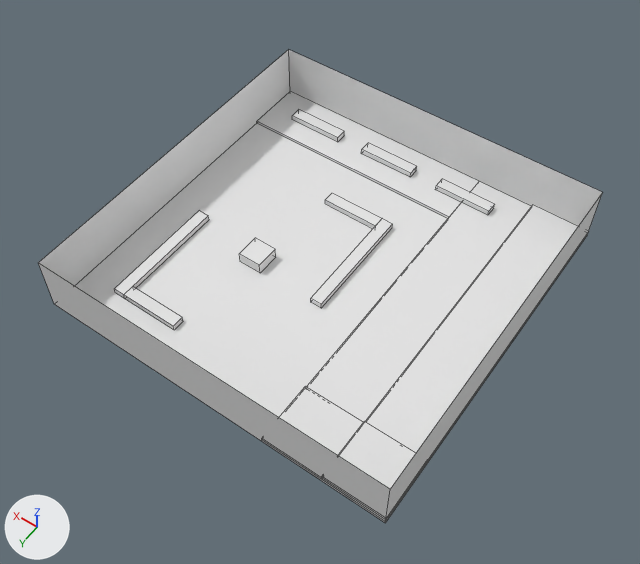
A saved change to the Blender file Blocky_Blocks/Assets/Models/world.blend.
Camera for both pictures: a camera (50 mm lens) standing at (-149.0, 217.0, 326.0) and looking at (-4.0, 12.0, 5.0). The axes (+X, +Y, +Z) are drawn at lower left. The lights are the same throughout. Mesh edges are drawn as thin lines.

Objects in the first picture: 'Ground', 'Obstalce1', 'Obstalce2', 'Platform1', 'Platform1.1', 'Platform1.1.1', 'Platform1.2', 'Platform2', 'Wall1', 'Wall2', 'Wall3', 'Wall4'.
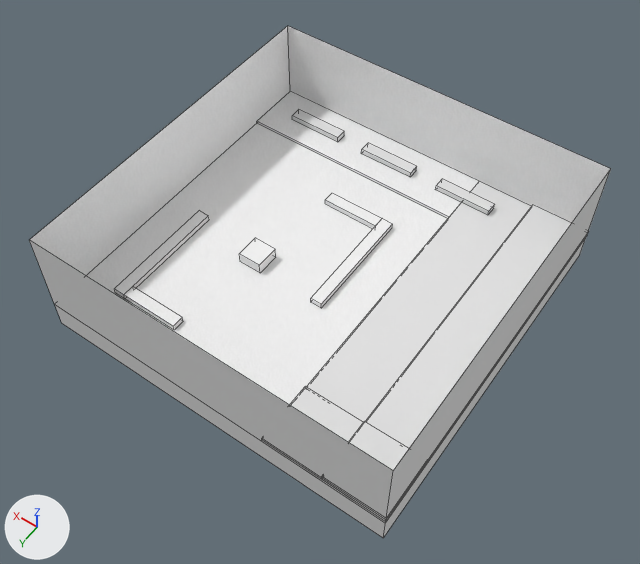
What differs and where, as boxes [x1, y1, x2, y2] in the pictures (640 x 564 px):
'Wall1', rescaled (15% taller): before [38, 263, 390, 522]; after [29, 240, 393, 538]
'Wall2', rescaled: before [289, 50, 602, 226]; after [288, 26, 610, 223]
'Wall3', rescaled: before [38, 50, 290, 286]; after [30, 26, 290, 276]
'Wall4', rescaled (12% taller): before [385, 194, 602, 523]; after [383, 169, 611, 538]
'Obstalce1', recoloured, surface changed (white to grey): [114, 211, 209, 330] in both
'Obstalce2', recoloured, surface changed: [311, 193, 393, 308] in both

Diff of the bpy script that builds the scene:
```diff
--- a/Blocky_Blocks/Assets/Models/world.blend.py
+++ b/Blocky_Blocks/Assets/Models/world.blend.py
@@ img_noise_png_009 @@
+img_noise_png_009 = load_image('noise.png.009', '../Texture/noise.png', 512, 512, 'sRGB')
@@ img_noise_png_008 @@
+img_noise_png_008 = load_image('noise.png.008', '../Texture/noise.png', 512, 512, 'sRGB')
@@ mat_noise_png_009 @@
+mat_noise_png_009 = principled_material('noise.png.009')
+mat_noise_png_009.texture = img_noise_png_009
@@ mat_noise_png_008 @@
+mat_noise_png_008 = principled_material('noise.png.008')
+mat_noise_png_008.texture = img_noise_png_008
@@ me_cube_004 @@
 me_cube_004.from_pydata(...)  # 16 vertices, 12 faces; spans x -1.0..1.4, y -19.0..1.0, z -1.0..1.0
 # used by ob_obstalce2; location = (10.5, -36.0, 1.5); rotation_euler = (0.0, 0.0, 3.142), in degrees (0, 0, 180); scale = (15.0, 3.0, 1.5)
+# me_cube_004 part 2: texture (UV) coordinates changed
+me_cube_004.materials.append(mat_noise_png_009)  # picture img_noise_png_009
@@ me_cube_009 @@
 me_cube_009.from_pydata(...)  # 16 vertices, 12 faces; spans x -1.0..1.4, y -19.0..1.0, z -1.0..1.0
 # used by ob_obstalce1; location = (51.0, 66.0, 1.5); scale = (15.0, 3.0, 1.5)
+# me_cube_009 part 1: texture (UV) coordinates changed
+me_cube_009.materials.append(mat_noise_png_008)  # picture img_noise_png_008
@@ ob_wall1 @@
 ob_wall1.rotation_euler = (1.571, 0.0, 0.0)  # degrees (90, 0, 0)
-ob_wall1.scale = (90.0, 15.0, 3.0)
+ob_wall1.scale = (90.0, 30.0, 3.0)
@@ ob_wall2 @@
 ob_wall2.rotation_euler = (1.571, 0.0, 0.0)  # degrees (90, 0, 0)
-ob_wall2.scale = (90.0, 15.0, 3.0)
+ob_wall2.scale = (90.0, 30.0, 3.0)
@@ ob_wall3 @@
 ob_wall3.rotation_euler = (1.571, 0.0, 1.571)  # degrees (90, 0, 90)
-ob_wall3.scale = (90.0, 15.0, 3.0)
+ob_wall3.scale = (90.0, 30.0, 3.0)
@@ ob_wall4 @@
 ob_wall4.rotation_euler = (1.571, 0.0, 1.571)  # degrees (90, 0, 90)
-ob_wall4.scale = (90.0, 15.0, 3.0)
+ob_wall4.scale = (90.0, 30.0, 3.0)
```
